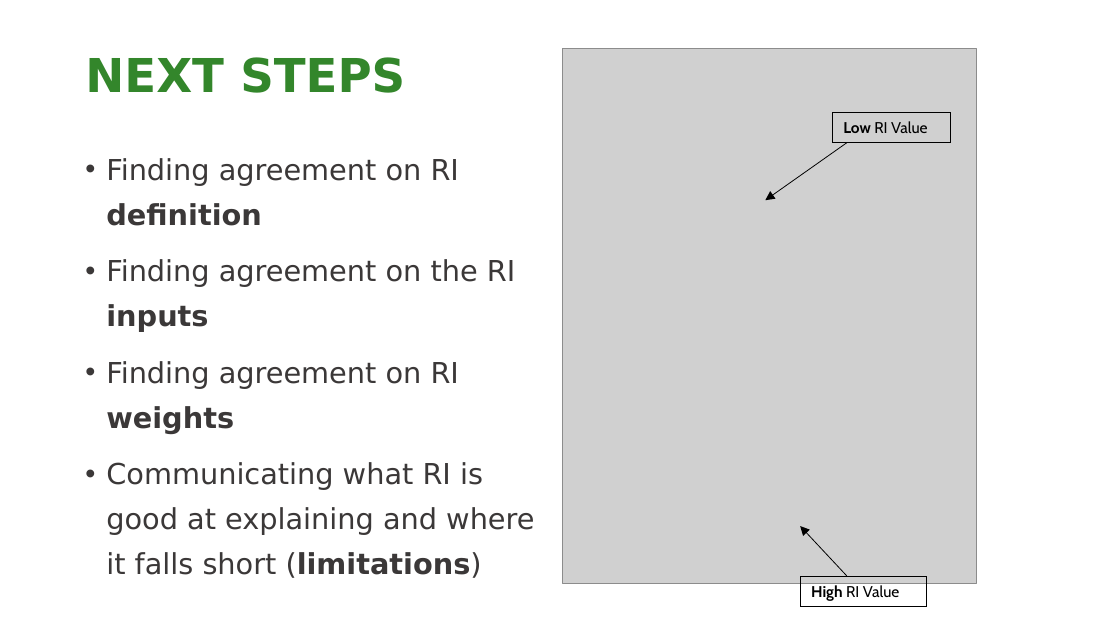
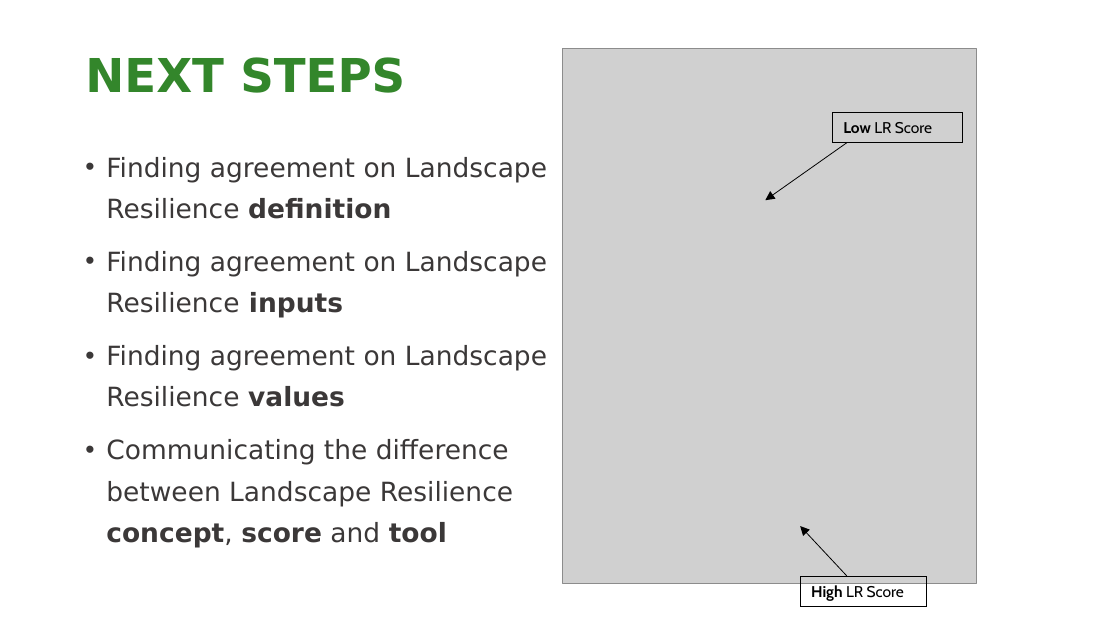
Before and after one commit to NCC-CNC/RI-proto, a slide deck: slide 19 of www/RI_GUIDE.pptx (slide 9 before the commit). Drawn at 1120x630 pixels with LibreOffice and Linux fonts; fonts in the diff are those of the drawing; grey boxes stand for pictures; background and template pictures are left out. Boxes give left, top, right and bottom in pixels: in the first picture for what was removed or moved away, otherwise in the second. Text is boxed around its words. In the diff, an @@ line names an element or a change of style, - is before the commit and + after.

Commit message:
REBRAND- Landscape Resilience

```diff
--- a/www/RI_GUIDE.pptx
+++ b/www/RI_GUIDE.pptx
@@ rectangle "Low LR Score": place and size @@
-rectangle "Low LR Score" at bbox=[832, 112, 950, 142]
+rectangle "Low LR Score" at bbox=[832, 112, 962, 142]
@@ text in rectangle at bbox=[843, 122, 932, 133]: text changed @@
-Low RI Value
+Low LR Score
@@ text at bbox=[106, 157, 547, 548]: text changed; size 18.5 to 17 pt @@
-• Finding agreement on RI definition
-• Finding agreement on the RI inputs
-• Finding agreement on RI weights
-• Communicating what RI is good at explaining and where it falls short (limitations)
+• Finding agreement on Landscape Resilience definition
+• Finding agreement on Landscape Resilience inputs
+• Finding agreement on Landscape Resilience values
+• Communicating the difference between Landscape Resilience concept, score and tool
@@ text in rectangle at bbox=[811, 585, 904, 601]: text changed @@
-High RI Value
+High LR Score
```
Also in this commit, not shown: 4 other slides changed, 15 slides added, 4 slides removed, 9 other files.
